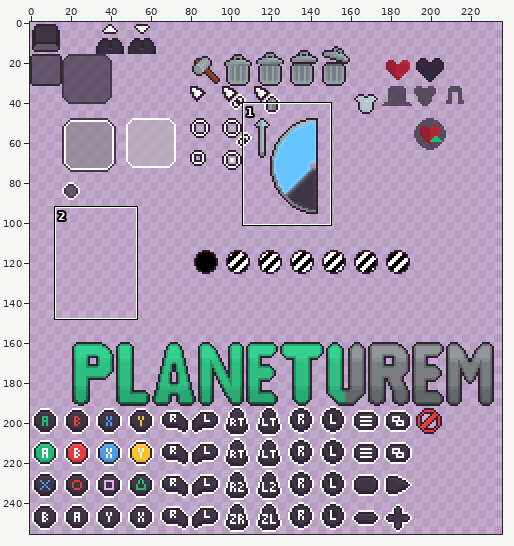
Two states of a sprite sheet, assets/Textures/UI.png. The first picture is a wide view before the edit; the outline marks the close-up.
Close-up. Before the commit:
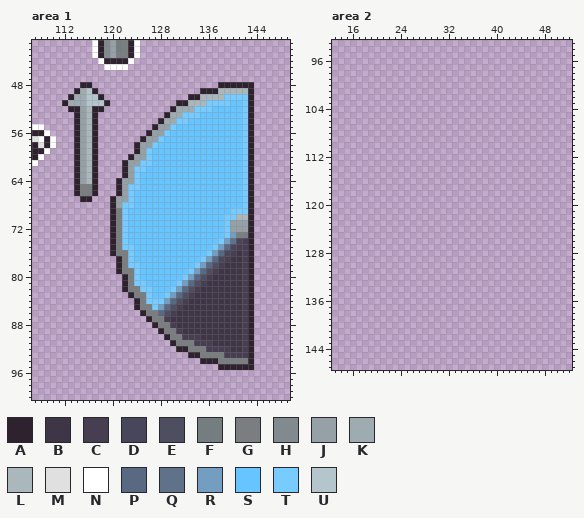
The file is 256x256 pixels. Colours within 5 levels of each other are drawn and written as one. Shown: area 1: x 107..149, y 41..100; area 2: x 13..52, y 93..147. The wide view leaves out empty margins.
Palette (. is transparent): A #2e222f  B #3e3546  C #483e52  D #47465a  E #4d4f61  F #747d80  G #7a7e80  H #818b8f  J #95a1a6  K #9eabb0  L #aab8bd  M #e0e0e0  N #ffffff  P #596983  Q #5f728a  R #749ec1  S #66c4ff  T #78cbff  U #b4c5cc
Pixels before, area 1 (only the part around the change), first column x 109:
 41 ........NAHJFGAN.........................
 42 ........NAHJFGAN.........................
 43 ........NAHJGGAN.........................
 44 .........NAAAAN..........................
 45 ..........NNNN...........................
 46 .........................................
 47 .........................................
 48 ......AA.....................AAAAAA......
 49 .....AKUA.................AAALLLLLA......
 50 ....AKKUUA..............AALLLLTTTTA......
 51 ...AKKKUUUA...........AALLLTTTTSSTA......
 52 ....AAJLAA...........AKKKTTTSSSSSTA......
 53 .....AJLA...........AKKTTTSSSSSSSTA......
 54 .....AJLA..........AKKTTSSSSSSSSSTA......
 55 .....AJLA.........AJJTSSSSSSSSSSSTA......
 56 N....AJLA........AJJTSSSSSSSSSSSSTA......
 57 AN...AJLA.......AJJTSSSSSSSSSSSSSTA......
 58 AN...AJLA......AJJTSSSSSSSSSSSSSSTA......
 59 N....AJLA......AJTSSSSSSSSSSSSSSSTA......
 60 .....AJLA.....AJJTSSSSSSSSSSSSSSSTA......
 61 .....AJLA....AJJTTSSSSSSSSSSSSSSSTA......
 62 .....AJLA....AJTTSSSSSSSSSSSSSSSSTA......
 63 .....AJLA....AJTSSSSSSSSSSSSSSSSSTA......
 64 .....AJLA...AJJTSSSSSSSSSSSSSSSSSTA......
 65 .....AGGA...AJTTSSSSSSSSSSSSSSSSSTA......
 66 .....AGGA...AJTSSSSSSSSSSSSSSSSSSTA......
 67 ......AA...AJJTSSSSSSSSSSSSSSSSSSTA......
 68 ...........AJTTSSSSSSSSSSSSSSSSSSTA......
 69 ...........AGTSSSSSSSSSSSSSSSSSTTTA......
 70 ...........AGTSSSSSSSSSSSSSSSSTTLLA......
 71 ...........AGTSSSSSSSSSSSSSSSSTJJJA......
 72 ...........AGTSSSSSSSSSSSSSSSSTJJJA......
 73 ...........AGTSSSSSSSSSSSSSSSSTRGGA......
 74 ...........AGTSSSSSSSSSSSSSSSTRQDCA......
 75 ...........AGTTSSSSSSSSSSSSSTRPDCCA......
 76 ...........AGGTSSSSSSSSSSSSTRPDCBCA......
 77 ............AGTSSSSSSSSSSSTRPDCBBCA......
 78 ............AGTTSSSSSSSSSTRPECBBBCA......
 79 ............AGGTSSSSSSSSTRPECBBBBCA......
 80 .............AGTSSSSSSSTRPECBBBBBCA......
 81 .............AGTTSSSSSTRPECBBBBBBCA......
 82 .............AGGTTSSSTRPECBBBBBBBCA......
 83 ..............AGGTSSTRPECBBBBBBBBCA......
 84 ...............AGTTTRPECBBBBBBBBBCA......
 85 ...............AGGTRPECBBBBBBBBBBCA......
 86 ................AGGPECBBBBBBBBBBBCA......
 87 .................AGGCBBBBBBBBBBBBCA......
 88 ..................AGGCBBBBBBBBBBBCA......
 89 ...................AGGCBBBBBBBBBBCA......
 90 ....................AGGCCCBBBBBBBCA......
 91 .....................AGGGCCCBBBBBCA......
 92 ......................AAGGGCCCCBBCA......
 93 ........................AAGGGGCCCCA......
 94 ..........................AAAGGGGGA......
 95 .............................AAAAAA......
 96 .........................................
 97 .........................................
 98 .........................................
 99 .........................................
100 .........................................
After:
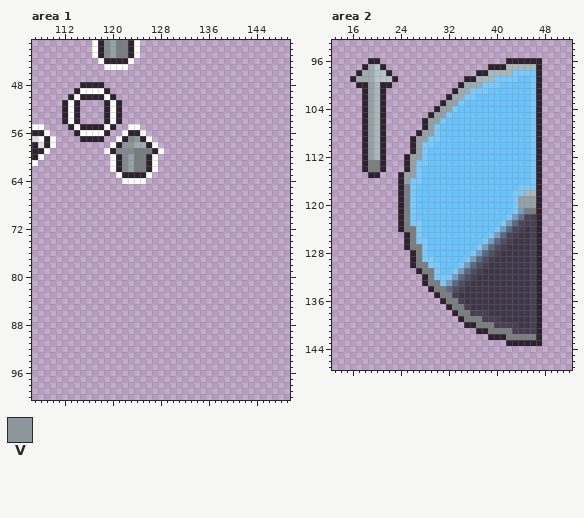
Colours new in this view: V #8c979c
Change:
Changed rows in their new state; - is an unchanged pixel.
Area 1:
first column x 112:
 48 -----AA-------------------......
 49 ---NNNNA---------------.........
 50 --NAAA-NA------------...........
 51 -NA....-NA---------.............
 52 AN-....ANA--------..............
 53 AN-...-ANA-------...............
 54 AN-...-ANA------................
 55 -ANAA-ANA--NN--.................
 56 ---NNNNA--NAAN..................
 57 --.AA-A--NAHV-N.................
 58 --....--NAVVKKAN................
 59 --....-NAHHHFFFAN...............
 60 --....--NAHJFGAN................
 61 --....--NAH-FGAN................
 62 --....--NAH-GGAN................
 63 --....---N-AAAN.................
 64 --....---.NNNN..................
 65 --....---.......................
 66 --....---.......................
 67 ---..---........................
 68 --------........................
 69 --------........................
 70 --------........................
 71 --------........................
 72 --------........................
 73 --------........................
 74 --------........................
 75 --------........................
 76 --------........................
 77 ---------.......................
 78 ---------.......................
 79 ---------.......................
 80 ----------......................
 81 ----------......................
 82 ----------......................
 83 -----------.....................
 84 ------------....................
 85 ------------....................
 86 -------------...................
 87 --------------..................
 88 ---------------.................
 89 ----------------................
 90 -----------------...............
 91 ------------------..............
 92 -------------------.............
 93 ---------------------...........
 94 -----------------------.........
 95 --------------------------......
Area 2:
first column x 16:
 96 ---AA---------------------AAAAAA
 97 --AKUA-----------------AAALLLLLA
 98 -AKKUUA--------------AALLLLTTTTA
 99 AKKKUUUA-----------AALLLTTTTSSTA
100 -AAJLAA-----------AKKKTTTSSSSSTA
101 --AJLA-----------AKKTTTSSSSSSSTA
102 --AJLA----------AKKTTSSSSSSSSSTA
103 --AJLA---------AJJTSSSSSSSSSSSTA
104 --AJLA--------AJJTSSSSSSSSSSSSTA
105 --AJLA-------AJJTSSSSSSSSSSSSSTA
106 --AJLA------AJJTSSSSSSSSSSSSSSTA
107 --AJLA------AJTSSSSSSSSSSSSSSSTA
108 --AJLA-----AJJTSSSSSSSSSSSSSSSTA
109 --AJLA----AJJTTSSSSSSSSSSSSSSSTA
110 --AJLA----AJTTSSSSSSSSSSSSSSSSTA
111 --AJLA----AJTSSSSSSSSSSSSSSSSSTA
112 --AJLA---AJJTSSSSSSSSSSSSSSSSSTA
113 --AGGA---AJTTSSSSSSSSSSSSSSSSSTA
114 --AGGA---AJTSSSSSSSSSSSSSSSSSSTA
115 ---AA---AJJTSSSSSSSSSSSSSSSSSSTA
116 --------AJTTSSSSSSSSSSSSSSSSSSTA
117 --------AGTSSSSSSSSSSSSSSSSSTTTA
118 --------AGTSSSSSSSSSSSSSSSSTTLLA
119 --------AGTSSSSSSSSSSSSSSSSTJJJA
120 --------AGTSSSSSSSSSSSSSSSSTJJJA
121 --------AGTSSSSSSSSSSSSSSSSTRGGA
122 --------AGTSSSSSSSSSSSSSSSTRQDCA
123 --------AGTTSSSSSSSSSSSSSTRPDCCA
124 --------AGGTSSSSSSSSSSSSTRPDCBCA
125 ---------AGTSSSSSSSSSSSTRPDCBBCA
126 ---------AGTTSSSSSSSSSTRPECBBBCA
127 ---------AGGTSSSSSSSSTRPECBBBBCA
128 ----------AGTSSSSSSSTRPECBBBBBCA
129 ----------AGTTSSSSSTRPECBBBBBBCA
130 ----------AGGTTSSSTRPECBBBBBBBCA
131 -----------AGGTSSTRPECBBBBBBBBCA
132 ------------AGTTTRPECBBBBBBBBBCA
133 ------------AGGTRPECBBBBBBBBBBCA
134 -------------AGGPECBBBBBBBBBBBCA
135 --------------AGGCBBBBBBBBBBBBCA
136 ---------------AGGCBBBBBBBBBBBCA
137 ----------------AGGCBBBBBBBBBBCA
138 -----------------AGGCCCBBBBBBBCA
139 ------------------AGGGCCCBBBBBCA
140 -------------------AAGGGCCCCBBCA
141 ---------------------AAGGGGCCCCA
142 -----------------------AAAGGGGGA
143 --------------------------AAAAAA
Pixel boxes of the changes (left, top, right, bottom) in both close-ups:
changed: (62, 82, 254, 370)
added: (350, 58, 542, 346)
